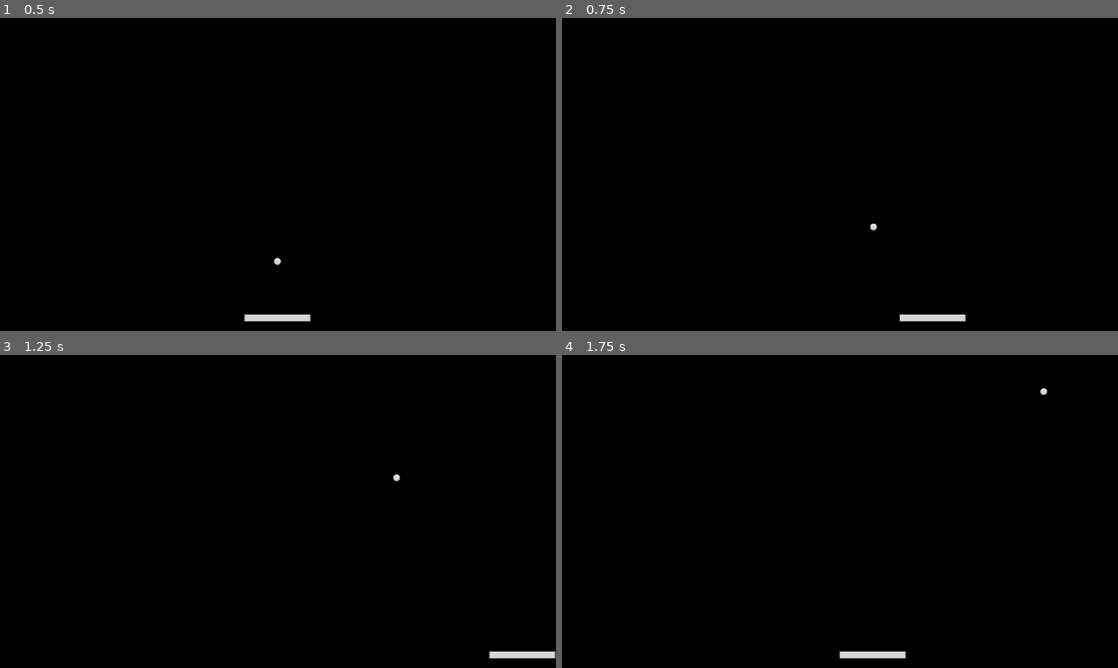
Above: before the commit, frames 1-4 (two rows, left to right).
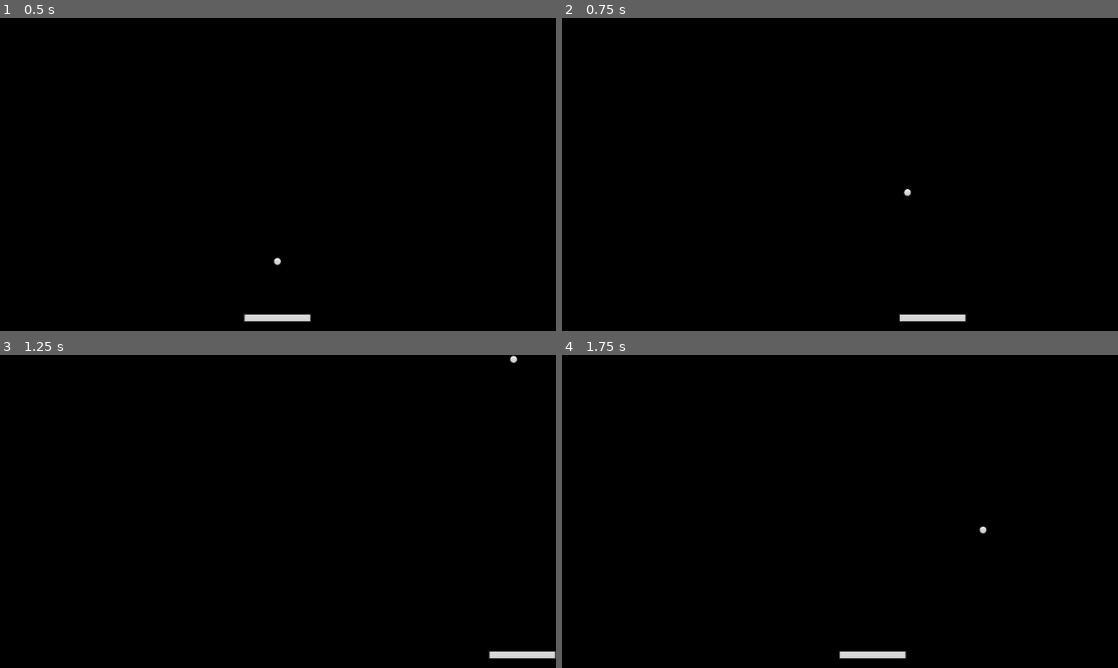
Above: after the commit, the same moments.

Repository: daveaholt/BrickBreaker_Godot
Game: Godot game, scene res://scenes/level_1.tscn
The game is run twice, just before and just after one commit, with the same random seed, the same clock (stepped at 60 frames per second) and the same inputs.
Inputs:
- Up to frame 1 (0.5 s): no input
- Up to frame 2 (0.75 s): tap Enter at 0.5 s; hold D (Right) from 0.53 s (still down)
- Up to frame 3 (1.25 s): keep holding D (Right)
- Up to frame 4 (1.75 s): release D (Right) at 1.28 s; hold A (Left) from 1.28 s (still down)

Frame 1 is identical in both runs. In frame 2, less than 0.1% of the frame differs, in the area x 55-63%, y 54-69%; in frame 3, less than 0.1%, in the area x 70-94%, y 0-41%; in frame 4, less than 0.1%.

Commit message:
Added tracking of Lives and a DeathZone to decrement them

Diff:
--- a/scenes/ball.tscn
+++ b/scenes/ball.tscn
@@ -9,7 +9,6 @@
 [node name="Ball" type="CharacterBody2D"]
 motion_mode = 1
 script = ExtResource("1_a1mhu")
-Speed = 10
 
 [node name="Sprite2D" type="Sprite2D" parent="."]
 scale = Vector2(0.25, 0.25)
--- /dev/null
+++ b/scenes/death_zone.tscn
@@ -0,0 +1,15 @@
+[gd_scene load_steps=3 format=3 uid="uid://dololn2nqc0ui"]
+
+[ext_resource type="Script" path="res://scripts/death_zone.gd" id="1_qm7lc"]
+
+[sub_resource type="RectangleShape2D" id="RectangleShape2D_y1sll"]
+size = Vector2(1056, 20)
+
+[node name="DeathZone" type="Area2D"]
+position = Vector2(512, 24)
+script = ExtResource("1_qm7lc")
+
+[node name="CollisionShape2D" type="CollisionShape2D" parent="."]
+shape = SubResource("RectangleShape2D_y1sll")
+
+[connection signal="body_entered" from="." to="." method="_on_body_entered"]
--- a/scenes/level_1.tscn
+++ b/scenes/level_1.tscn
@@ -1,24 +1,26 @@
-[gd_scene load_steps=4 format=3 uid="uid://dhmnyumxbwa8a"]
+[gd_scene load_steps=5 format=3 uid="uid://dhmnyumxbwa8a"]
 
 [ext_resource type="PackedScene" uid="uid://dndw2hebhl0fy" path="res://scenes/paddle.tscn" id="2_5v6ff"]
 [ext_resource type="PackedScene" uid="uid://24bvotpamxmd" path="res://scenes/ball.tscn" id="2_355m4"]
 [ext_resource type="PackedScene" uid="uid://qmat2uamdsm6" path="res://scenes/boundary.tscn" id="3_pc22m"]
+[ext_resource type="PackedScene" uid="uid://dololn2nqc0ui" path="res://scenes/death_zone.tscn" id="4_1spv6"]
 
 [node name="Level1" type="Node2D"]
 
 [node name="Camera2D" type="Camera2D" parent="."]
 position = Vector2(513, 288)
 
-[node name="Paddle" parent="." node_paths=PackedStringArray("Camera", "Ball") instance=ExtResource("2_5v6ff")]
+[node name="Paddle" parent="." node_paths=PackedStringArray("Camera", "ball") instance=ExtResource("2_5v6ff")]
 position = Vector2(512, 552)
 collision_layer = 2
 Camera = NodePath("../Camera2D")
 Speed = 250
-Ball = NodePath("../Ball")
+ball = NodePath("../Ball")
 
-[node name="Ball" parent="." instance=ExtResource("2_355m4")]
+[node name="Ball" parent="." node_paths=PackedStringArray("deathZone") instance=ExtResource("2_355m4")]
 position = Vector2(512, 448)
 collision_mask = 14
+deathZone = NodePath("../DeathZone")
 
 [node name="Bounds" type="Node2D" parent="."]
 
@@ -35,3 +37,6 @@
 position = Vector2(1035, 320)
 rotation = 1.5708
 collision_layer = 4
+
+[node name="DeathZone" parent="." instance=ExtResource("4_1spv6")]
+position = Vector2(512, 608)
--- a/scripts/ball.gd
+++ b/scripts/ball.gd
@@ -2,14 +2,26 @@
 
 class_name Ball
 
+@export var Lives = 3
 @export var Speed = 20
 @export var MaxSpeed = 100
 @export var SpeedIncrement = 1.5
+@export var deathZone: DeathZone
+
+signal ball_lost
 
 var start_position: Vector2
 
 func _ready():
 	start_position = position
+	deathZone.life_lost.connect(on_life_lost)
+
+func on_life_lost():
+	Lives = Lives - 1
+	velocity = Vector2.ZERO
+	position = start_position
+	ball_lost.emit()
+	print(Lives)
 
 func start_ball():
 	start_position = position
--- /dev/null
+++ b/scripts/death_zone.gd
@@ -0,0 +1,8 @@
+extends Area2D
+
+class_name DeathZone
+
+signal life_lost
+
+func _on_body_entered(body):
+	life_lost.emit()
--- a/scripts/paddle.gd
+++ b/scripts/paddle.gd
@@ -11,13 +11,17 @@
 
 @export var Camera: Camera2D
 @export var Speed = 200
-@export var Ball: Ball
+@export var ball: Ball
 
 func _ready():
 	camera_rect = Camera.get_viewport_rect()
 	half_screen_x = camera_rect.size.x / 2
 	half_paddle_x = $Sprite2D.texture.get_width() / 8
 	original_y_location = global_position.y
+	ball.ball_lost.connect(on_ball_lost)
+
+func on_ball_lost():
+	is_ball_ready = false
 
 func _physics_process(delta):
 	linear_velocity = direction * Speed * delta * 225
@@ -40,5 +44,5 @@
 		direction = Vector2.ZERO
 
 	if !is_ball_ready && direction != Vector2.ZERO:
-		Ball.start_ball()
+		ball.start_ball()
 		is_ball_ready = true
Not shown, changed: export_presets.cfg
Not shown, added: exports/BrickBreaker.apk
